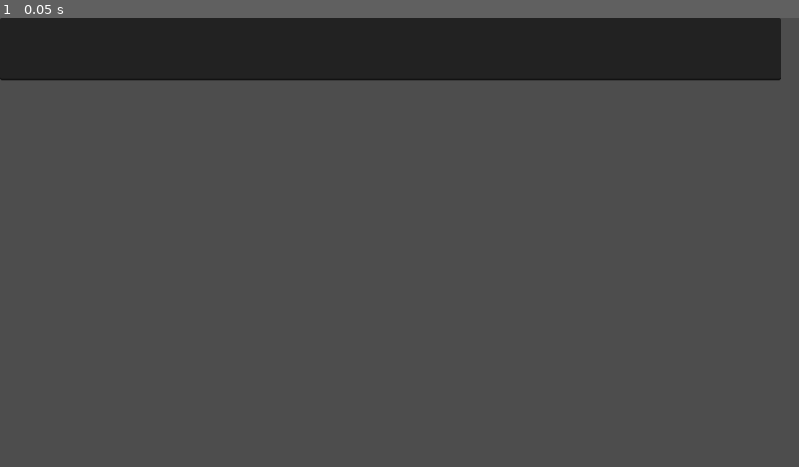
Above: before the commit, frame 1.
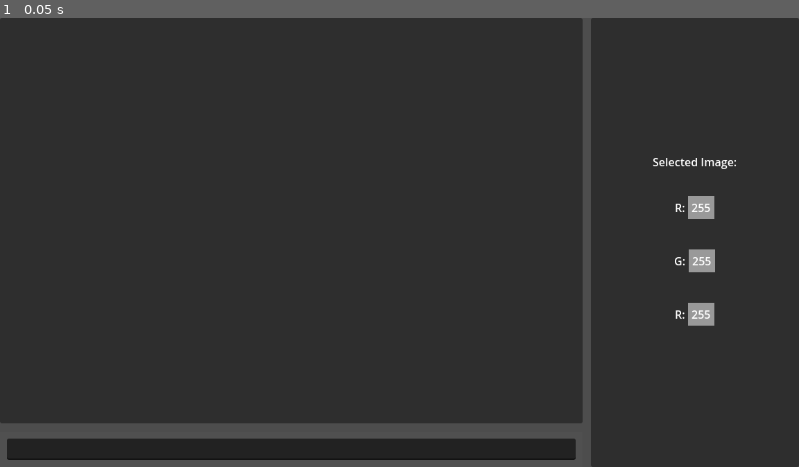
Above: after the commit, the same moment.

Repository: IsaacGoins/enno_game
Game: Godot game, scene res://Level/level.tscn
Two runs of this game, one before a commit and one after it. Both use one fixed random seed, a clock stepped at 60 frames per second and the inputs below. Before the commit the project starts from res://User Input/user_input.tscn.
Inputs:
- Up to frame 1 (0.05 s): no input

The runs differ from the first frame. In frame 1, 82% of the frame differs, in the area x 0-100%, y 0-100%.

Commit message:
Created level.gd

Diff:
--- /dev/null
+++ b/enno/Level/level.gd
@@ -0,0 +1,41 @@
+extends Control
+
+
+@onready var user_input = $CanvasLayer/HBoxContainer/VBoxContainer/Input/MarginContainer/user_input
+@onready var ui_r_value = $CanvasLayer/HBoxContainer/Sidebar/VBoxContainer/MarginContainer2/HBoxContainer/PanelContainer/MarginContainer/r_value
+@onready var ui_g_value = $CanvasLayer/HBoxContainer/Sidebar/VBoxContainer/MarginContainer3/HBoxContainer/PanelContainer/MarginContainer/g_value
+@onready var ui_b_value = $CanvasLayer/HBoxContainer/Sidebar/VBoxContainer/MarginContainer4/HBoxContainer/PanelContainer/MarginContainer/b_value
+
+var r_value = 255
+var g_value = 255
+var b_value = 255
+
+# Called when the node enters the scene tree for the first time.
+func _ready() -> void:
+	pass # Replace with function body.
+
+
+# Called every frame. 'delta' is the elapsed time since the previous frame.
+func _process(delta: float) -> void:
+
+
+	# update ui
+	ui_r_value.text = str(r_value)
+	ui_b_value.text = str(b_value)
+	ui_g_value.text = str(g_value)
+
+
+func load_level(level):
+	user_input.level = level
+
+func change_value(target, attribute, value):
+	pass
+	print("Setting Values | Target: " + str(target) + " | Attribute: " + str(attribute) + " | Value " + str(value))
+	if attribute == "r":
+		target.r_value == value
+	elif attribute == "g":
+		target.g_value == value
+	elif attribute == "b":
+		target.b_value == value
+func swap_images(target1, target2):
+	print("Swapping images: " + target1 + " and " + target2)
--- /dev/null
+++ b/enno/Level/level.tscn
@@ -0,0 +1,161 @@
+[gd_scene load_steps=5 format=3 uid="uid://d4cd2ha6wssyx"]
+
+[ext_resource type="PackedScene" uid="uid://c4ihsnw5v1n3r" path="res://User Input/user_input.tscn" id="1_o6mkr"]
+[ext_resource type="Script" uid="uid://c00dloj83svi" path="res://Level/level.gd" id="1_qmtf6"]
+
+[sub_resource type="StyleBoxFlat" id="StyleBoxFlat_qmtf6"]
+bg_color = Color(0.314316, 0.314316, 0.314316, 1)
+
+[sub_resource type="StyleBoxFlat" id="StyleBoxFlat_o6mkr"]
+
+[node name="Level" type="Control"]
+layout_mode = 3
+anchors_preset = 15
+anchor_right = 1.0
+anchor_bottom = 1.0
+grow_horizontal = 2
+grow_vertical = 2
+script = ExtResource("1_qmtf6")
+
+[node name="CanvasLayer" type="CanvasLayer" parent="."]
+
+[node name="HBoxContainer" type="HSplitContainer" parent="CanvasLayer"]
+anchors_preset = 15
+anchor_right = 1.0
+anchor_bottom = 1.0
+grow_horizontal = 2
+grow_vertical = 2
+split_offset = 2090
+dragging_enabled = false
+
+[node name="VBoxContainer" type="VSplitContainer" parent="CanvasLayer/HBoxContainer"]
+layout_mode = 2
+dragging_enabled = false
+
+[node name="Panel" type="Panel" parent="CanvasLayer/HBoxContainer/VBoxContainer"]
+layout_mode = 2
+size_flags_vertical = 3
+
+[node name="Input" type="PanelContainer" parent="CanvasLayer/HBoxContainer/VBoxContainer"]
+layout_mode = 2
+theme_override_styles/panel = SubResource("StyleBoxFlat_qmtf6")
+
+[node name="MarginContainer" type="MarginContainer" parent="CanvasLayer/HBoxContainer/VBoxContainer/Input"]
+layout_mode = 2
+theme_override_constants/margin_left = 10
+theme_override_constants/margin_top = 10
+theme_override_constants/margin_right = 10
+theme_override_constants/margin_bottom = 10
+
+[node name="user_input" parent="CanvasLayer/HBoxContainer/VBoxContainer/Input/MarginContainer" instance=ExtResource("1_o6mkr")]
+layout_mode = 2
+
+[node name="Sidebar" type="PanelContainer" parent="CanvasLayer/HBoxContainer"]
+layout_mode = 2
+
+[node name="VBoxContainer" type="VBoxContainer" parent="CanvasLayer/HBoxContainer/Sidebar"]
+layout_mode = 2
+alignment = 1
+
+[node name="MarginContainer" type="MarginContainer" parent="CanvasLayer/HBoxContainer/Sidebar/VBoxContainer"]
+custom_minimum_size = Vector2(300, 50)
+layout_mode = 2
+theme_override_constants/margin_left = 10
+theme_override_constants/margin_top = 10
+theme_override_constants/margin_right = 10
+theme_override_constants/margin_bottom = 10
+
+[node name="selected_img" type="Label" parent="CanvasLayer/HBoxContainer/Sidebar/VBoxContainer/MarginContainer"]
+layout_mode = 2
+text = "Selected Image:"
+horizontal_alignment = 1
+
+[node name="MarginContainer2" type="MarginContainer" parent="CanvasLayer/HBoxContainer/Sidebar/VBoxContainer"]
+layout_mode = 2
+theme_override_constants/margin_left = 20
+theme_override_constants/margin_top = 20
+theme_override_constants/margin_right = 20
+theme_override_constants/margin_bottom = 20
+
+[node name="HBoxContainer" type="HBoxContainer" parent="CanvasLayer/HBoxContainer/Sidebar/VBoxContainer/MarginContainer2"]
+layout_mode = 2
+alignment = 1
+
+[node name="r" type="Label" parent="CanvasLayer/HBoxContainer/Sidebar/VBoxContainer/MarginContainer2/HBoxContainer"]
+layout_mode = 2
+text = "R:"
+
+[node name="PanelContainer" type="PanelContainer" parent="CanvasLayer/HBoxContainer/Sidebar/VBoxContainer/MarginContainer2/HBoxContainer"]
+layout_mode = 2
+theme_override_styles/panel = SubResource("StyleBoxFlat_o6mkr")
+
+[node name="MarginContainer" type="MarginContainer" parent="CanvasLayer/HBoxContainer/Sidebar/VBoxContainer/MarginContainer2/HBoxContainer/PanelContainer"]
+layout_mode = 2
+theme_override_constants/margin_left = 5
+theme_override_constants/margin_top = 5
+theme_override_constants/margin_right = 5
+theme_override_constants/margin_bottom = 5
+
+[node name="r_value" type="Label" parent="CanvasLayer/HBoxContainer/Sidebar/VBoxContainer/MarginContainer2/HBoxContainer/PanelContainer/MarginContainer"]
+layout_mode = 2
+text = "255"
+
+[node name="MarginContainer3" type="MarginContainer" parent="CanvasLayer/HBoxContainer/Sidebar/VBoxContainer"]
+layout_mode = 2
+theme_override_constants/margin_left = 20
+theme_override_constants/margin_top = 20
+theme_override_constants/margin_right = 20
+theme_override_constants/margin_bottom = 20
+
+[node name="HBoxContainer" type="HBoxContainer" parent="CanvasLayer/HBoxContainer/Sidebar/VBoxContainer/MarginContainer3"]
+layout_mode = 2
+alignment = 1
+
+[node name="g" type="Label" parent="CanvasLayer/HBoxContainer/Sidebar/VBoxContainer/MarginContainer3/HBoxContainer"]
+layout_mode = 2
+text = "G:"
+
+[node name="PanelContainer" type="PanelContainer" parent="CanvasLayer/HBoxContainer/Sidebar/VBoxContainer/MarginContainer3/HBoxContainer"]
+layout_mode = 2
+theme_override_styles/panel = SubResource("StyleBoxFlat_o6mkr")
+
+[node name="MarginContainer" type="MarginContainer" parent="CanvasLayer/HBoxContainer/Sidebar/VBoxContainer/MarginContainer3/HBoxContainer/PanelContainer"]
+layout_mode = 2
+theme_override_constants/margin_left = 5
+theme_override_constants/margin_top = 5
+theme_override_constants/margin_right = 5
+theme_override_constants/margin_bottom = 5
+
+[node name="g_value" type="Label" parent="CanvasLayer/HBoxContainer/Sidebar/VBoxContainer/MarginContainer3/HBoxContainer/PanelContainer/MarginContainer"]
+layout_mode = 2
+text = "143"
+
+[node name="MarginContainer4" type="MarginContainer" parent="CanvasLayer/HBoxContainer/Sidebar/VBoxContainer"]
+layout_mode = 2
+theme_override_constants/margin_left = 20
+theme_override_constants/margin_top = 20
+theme_override_constants/margin_right = 20
+theme_override_constants/margin_bottom = 20
+
+[node name="HBoxContainer" type="HBoxContainer" parent="CanvasLayer/HBoxContainer/Sidebar/VBoxContainer/MarginContainer4"]
+layout_mode = 2
+alignment = 1
+
+[node name="b" type="Label" parent="CanvasLayer/HBoxContainer/Sidebar/VBoxContainer/MarginContainer4/HBoxContainer"]
+layout_mode = 2
+text = "R:"
+
+[node name="PanelContainer" type="PanelContainer" parent="CanvasLayer/HBoxContainer/Sidebar/VBoxContainer/MarginContainer4/HBoxContainer"]
+layout_mode = 2
+theme_override_styles/panel = SubResource("StyleBoxFlat_o6mkr")
+
+[node name="MarginContainer" type="MarginContainer" parent="CanvasLayer/HBoxContainer/Sidebar/VBoxContainer/MarginContainer4/HBoxContainer/PanelContainer"]
+layout_mode = 2
+theme_override_constants/margin_left = 5
+theme_override_constants/margin_top = 5
+theme_override_constants/margin_right = 5
+theme_override_constants/margin_bottom = 5
+
+[node name="b_value" type="Label" parent="CanvasLayer/HBoxContainer/Sidebar/VBoxContainer/MarginContainer4/HBoxContainer/PanelContainer/MarginContainer"]
+layout_mode = 2
+text = "199"
--- a/enno/User Input/user_input.gd
+++ b/enno/User Input/user_input.gd
@@ -20,7 +20,7 @@
 		inputs[i] = inputs[i].to_lower()
 	var valid_targets = ["target1", "target2", "target3"]
 	var valid_attributes = ["r", "g", "b"]
-	var level = 9
+	var level = 1
 	var is_valid_value = true
 	var dec_input_value = ""
 
@@ -29,7 +29,6 @@
 	match command:
 		"set":
 			print("Running set command...")
-
 			if inputs.size() != 4:
 				print("Too many or not enough arguments!")
 				return 1
@@ -45,14 +44,17 @@
 						if !inputs[3].is_valid_int():
 							print("Invalid desired value!")
 							return 1
+						dec_input_value = inputs[3]
 					2:
 						if !inputs[3].is_valid_int():
 							print("Invalid desired value!")
 							return 1
+						dec_input_value = inputs[3]
 					3:
 						if !inputs[3].is_valid_int():
 							print("Invalid desired value!")
 							return 1
+						dec_input_value = inputs[3]
 					4:
 						if !inputs[3].is_valid_int():
 							print("Invalid desired value!")
@@ -162,7 +164,6 @@
 								hex_input_value = hex_input_value+"f"
 						dec_input_value = hex_input_value.hex_to_int()
 						print(dec_input_value)
-
 					9:
 						var hex_chars = ["0", "1", "2", "3", "4", "5", "6", "7", "8", "9", "a", "b", "c", "d", "e", "f"]
 						for i in inputs[3]:
@@ -197,9 +198,10 @@
 								dec_input_value = dec_input_value+str(8)
 							if int(i) == 6:
 								dec_input_value = dec_input_value+str(9)
-						print("Woo")
-						print(dec_input_value)
-
+				if int(dec_input_value) > 255 or int(dec_input_value) < 0:
+					print("Desired value out of range!")
+					return 1
+				get_tree().root.get_child(0).change_value(inputs[1], inputs[2], int(dec_input_value))
 
 
 
@@ -212,6 +214,7 @@
 			if !(inputs[1] in valid_targets) or !(inputs[2] in valid_targets):
 				print("Invalid target!")
 				return 1
+			get_tree().root.get_child(0).swap_images(inputs[1], inputs[2])
 		_:
 			pass
 			print("Unrecognized command \"%s\"" % inputs[0])
--- a/enno/User Input/user_input.tscn
+++ b/enno/User Input/user_input.tscn
@@ -2,23 +2,14 @@
 
 [ext_resource type="Script" uid="uid://syke64qw5m32" path="res://User Input/user_input.gd" id="1_tnh1u"]
 
-[node name="Control" type="Control"]
-layout_mode = 3
+[node name="user_input" type="PanelContainer"]
 anchors_preset = 15
 anchor_right = 1.0
 anchor_bottom = 1.0
 grow_horizontal = 2
 grow_vertical = 2
 
-[node name="MarginContainer" type="MarginContainer" parent="."]
-layout_mode = 2
-offset_right = 1126.0
-offset_bottom = 90.0
-
-[node name="PanelContainer" type="PanelContainer" parent="MarginContainer"]
-layout_mode = 2
-
-[node name="TextEdit" type="LineEdit" parent="MarginContainer/PanelContainer"]
+[node name="text_box" type="LineEdit" parent="."]
 layout_mode = 2
 clear_button_enabled = true
 script = ExtResource("1_tnh1u")
--- a/enno/project.godot
+++ b/enno/project.godot
@@ -11,6 +11,6 @@
 [application]
 
 config/name="enno"
-run/main_scene="res://User Input/user_input.tscn"
+run/main_scene="uid://d4cd2ha6wssyx"
 config/features=PackedStringArray("4.4", "Forward Plus")
 config/icon="res://icon.svg"
Not shown, added: enno/Level/level.gd.uid
